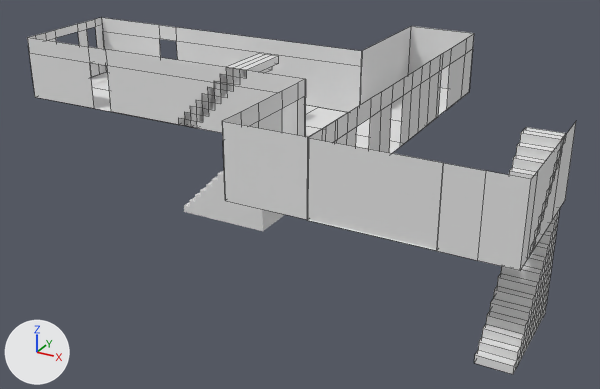
A saved change to the Blender file Assets/models/floor_2/floor_2.blend.
Both versions are drawn from a 50 mm lens placed at (78.6, -94.1, 49.7), pointed at (28.0, -2.1, 3.7). Lighting does not change. The marker at lower left points along +X, +Y and +Z. Mesh edges are drawn as thin lines on the coarser meshes.

Names of what the first picture shows: 'center_hall', 'center_hall_e_wall', 'center_hall_s_e_wall', 'center_hall_s_w_wall', 'center_hall_w_wall', 'main_floor', 'main_hall_wall_e', 'main_hall_wall_w', 'main_stairs_floor_1', 'servant_stairs_floor_1', 'servant_stairway', 'servants_hall_w_wall'.
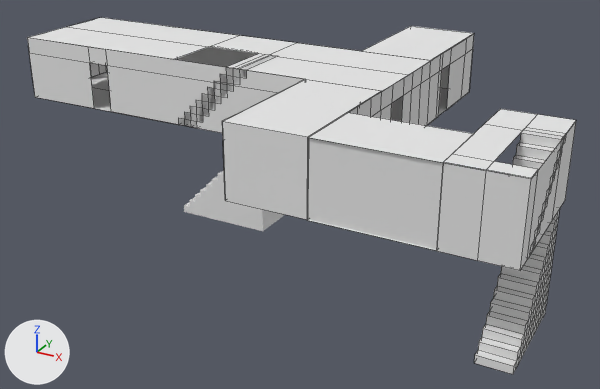
Changed parts and their boxes (x1, y1, x2, y2) in the pictures (600 x 389 px):
'main_hall_ceiling', shown: after (28, 17, 432, 91)
'center_hall_ceiling', shown: after (224, 26, 473, 137)
'servants_hall_ceiling', shown: after (307, 113, 474, 163)
'servant_stairway_ceiling', shown: after (444, 109, 576, 178)
'main_hall_wall_w', unchanged, covered by the edit: before (101, 17, 362, 112); after (106, 47, 361, 112)
'center_hall_s_w_wall', unchanged, covered by the edit: before (361, 26, 411, 104); after (361, 91, 382, 104)
'main_floor', unchanged, covered by the edit: before (91, 72, 427, 153); after (91, 72, 427, 137)
'center_hall_s_e_wall', unchanged, covered by the edit: (222, 79, 305, 200) in both

The change, as a diff of the scene's bpy script:
```diff
--- a/Assets/models/floor_2/floor_2.blend.py
+++ b/Assets/models/floor_2/floor_2.blend.py
@@ ob_servants_hall_ceiling @@
 ob_servants_hall_ceiling.matrix_parent_inverse = Matrix(((0.111, 0.0, 0.0, -1.889), (0.0, 0.143, 0.0, -7.003), (0.0, 0.0, 1.667, -21.51), (0.0, 0.0, 0.0, 1.0)))
-ob_servants_hall_ceiling.location = (7.931, 49.02, 13.0)
+ob_servants_hall_ceiling.location = (8.233, 49.02, 13.0)
 ob_servants_hall_ceiling.scale = (9.0, 7.0, 0.6)
-ob_servants_hall_ceiling.hide_set(True)  # its collection is switched off
@@ ob_servant_stairway_ceiling @@
 ob_servant_stairway_ceiling.scale = (9.0, 4.0, 0.6)
-ob_servant_stairway_ceiling.hide_set(True)  # its collection is switched off
@@ ob_main_hall_ceiling @@
 ob_main_hall_ceiling.scale = (8.0, 39.0, 4.5)
-ob_main_hall_ceiling.hide_set(True)  # its collection is switched off
@@ ob_center_hall_ceiling @@
 ob_center_hall_ceiling.scale = (26.0, 5.0, 0.6)
-ob_center_hall_ceiling.hide_set(True)  # its collection is switched off
```
